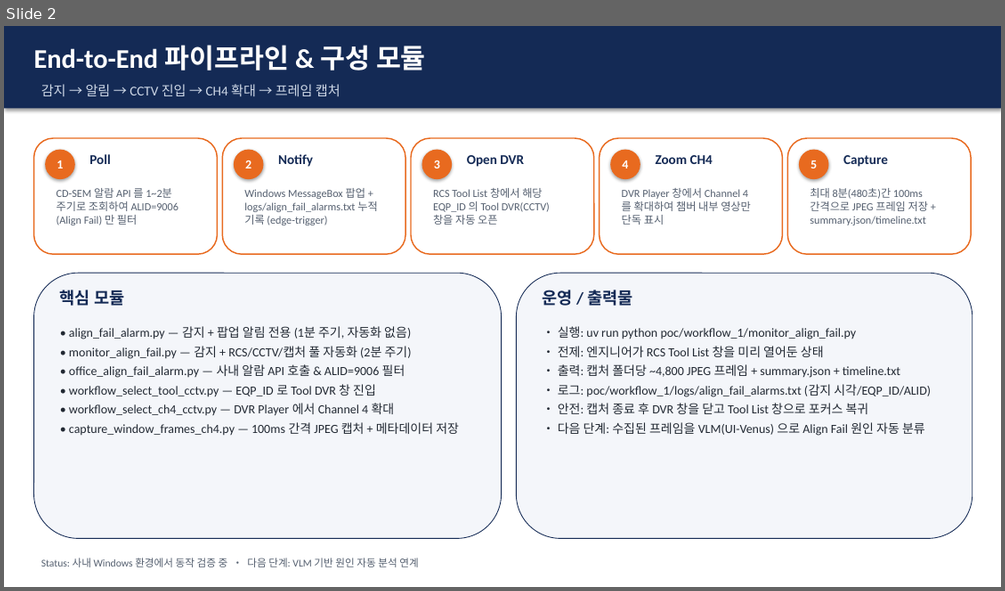
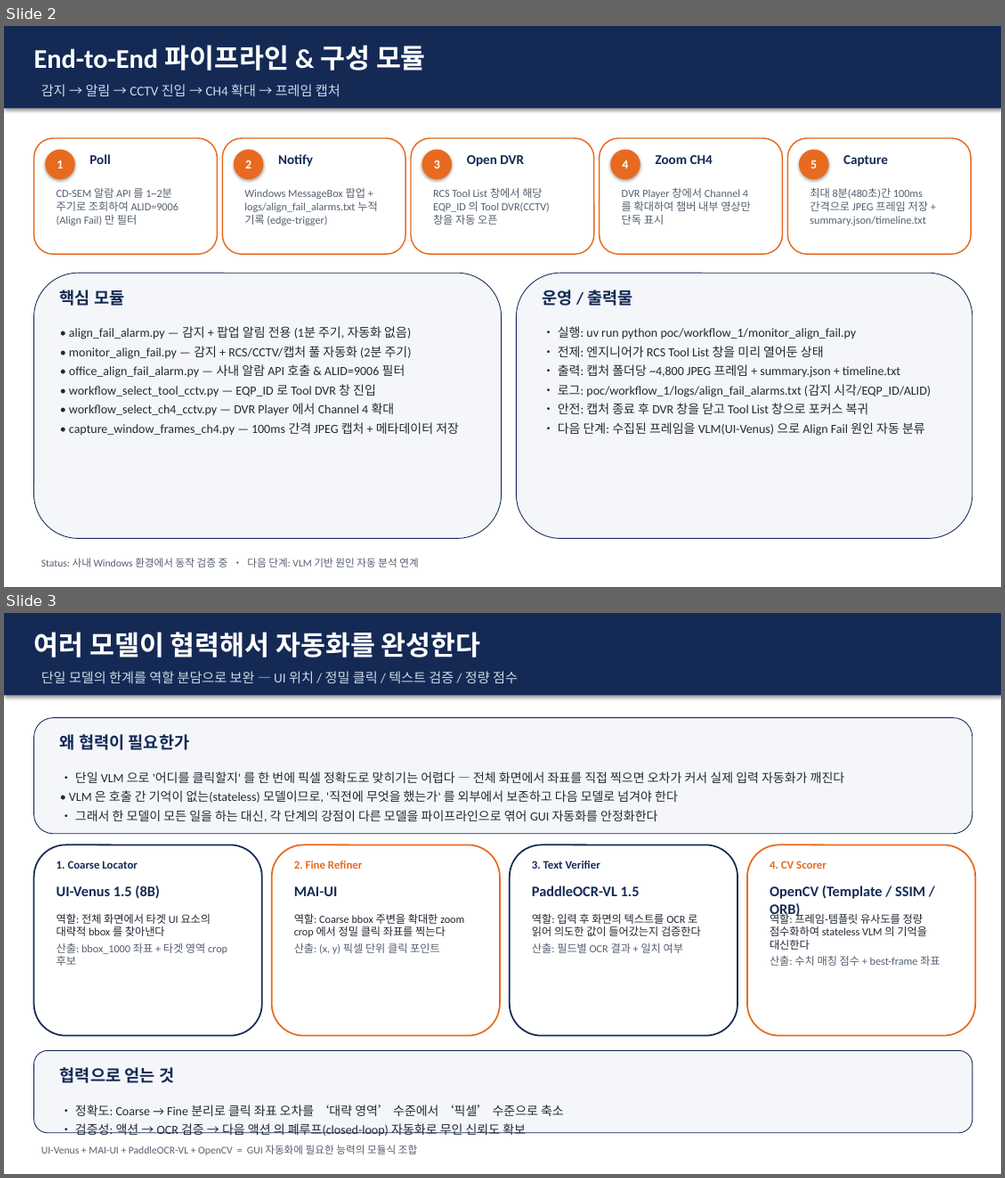
Before and after one commit to DarrenKoi/auto_recipe_creator, a slide deck: poc/workflow_1/align_fail_capture_report.pptx. Shown one above the other, each under a label of ours: slide 2 before the commit, slides 2 and 3 after it. The pictures are 1005x591 and 1005x1178 pixels, drawn with LibreOffice and Linux fonts; fonts in the diff are those of the drawing. Boxes give left, top, right and bottom in pixels: in the first picture for what was removed or moved away, otherwise in the second. Text is boxed around its words. In the diff, an @@ line names an element or a change of style, - is before the commit and + after.

```diff
--- a/poc/workflow_1/align_fail_capture_report.pptx
+++ b/poc/workflow_1/align_fail_capture_report.pptx
@@ slide 3 added at <box>4,613,1001,1174</box>, background #FFFFFF @@
@@ rectangle added at <box>4,613,1001,695</box>, fill #142A55 @@
@@ text added at <box>34,632,481,657</box>, 26 pt, text #FFFFFF, bold @@
+여러 모델이 협력해서 자동화를 완성한다
@@ text added at <box>41,671,518,683</box>, 13 pt, text #CDD7E6 @@
+단일 모델의 한계를 역할 분담으로 보완 — UI 위치 / 정밀 클릭 / 텍스트 검증 / 정량 점수
@@ rounded rectangle added at <box>34,718,972,834</box>, fill #F4F6FA, outline #142A55 0.75 pt @@
@@ text added at <box>60,734,190,750</box>, 16 pt, text #142A55, bold @@
+왜 협력이 필요한가
@@ text added at <box>69,771,845,822</box>, 12 pt, text #222933 @@
+• 단일 VLM 으로 '어디를 클릭할지' 를 한 번에 픽셀 정확도로 맞히기는 어렵다 — 전체 화면에서 좌표를 직접 찍으면 오차가 커서 실제 입력 자동화가 깨진다
+• VLM 은 호출 간 기억이 없는(stateless) 모델이므로, '직전에 무엇을 했는가' 를 외부에서 보존하고 다음 모델로 넘겨야 한다
+• 그래서 한 모델이 모든 일을 하는 대신, 각 단계의 강점이 다른 모델을 파이프라인으로 엮어 GUI 자동화를 안정화한다
@@ rounded rectangle added at <box>34,844,262,1036</box>, fill #FFFFFF, outline #142A55 1.5 pt @@
@@ rounded rectangle added at <box>272,844,500,1036</box>, fill #FFFFFF, outline #E86A1F 1.5 pt @@
@@ rounded rectangle added at <box>510,844,737,1036</box>, fill #FFFFFF, outline #142A55 1.5 pt @@
@@ rounded rectangle added at <box>747,844,975,1036</box>, fill #FFFFFF, outline #E86A1F 1.5 pt @@
@@ text added at <box>57,860,138,868</box>, 11 pt, text #142A55, bold @@
+1. Coarse Locator
@@ text added at <box>294,860,363,868</box>, 11 pt, text #E86A1F, bold @@
+2. Fine Refiner
@@ text added at <box>532,860,600,868</box>, 11 pt, text #142A55, bold @@
+3. Text Verifier
@@ text added at <box>769,860,826,868</box>, 11 pt, text #E86A1F, bold @@
+4. CV Scorer
@@ text added at <box>57,885,160,899</box>, 14 pt, text #142A55, bold @@
+UI-Venus 1.5 (8B)
@@ text added at <box>294,886,338,896</box>, 14 pt, text #142A55, bold @@
+MAI-UI
@@ text added at <box>532,885,639,896</box>, 14 pt, text #142A55, bold @@
+PaddleOCR-VL 1.5
@@ text added at <box>769,885,925,918</box>, 14 pt, text #142A55, bold @@
+OpenCV (Template / SSIM / ORB)
@@ text added at <box>57,913,227,965</box>, 10.5 pt, text #222933 @@
+역할: 전체 화면에서 타겟 UI 요소의 대략적 bbox 를 찾아낸다
+산출: bbox_1000 좌표 + 타겟 영역 crop 후보
@@ text added at <box>294,913,464,954</box>, 10.5 pt, text #222933 @@
+역할: Coarse bbox 주변을 확대한 zoom crop 에서 정밀 클릭 좌표를 찍는다
+산출: (x, y) 픽셀 단위 클릭 포인트
@@ text added at <box>532,914,701,953</box>, 10.5 pt, text #222933 @@
+역할: 입력 후 화면의 텍스트를 OCR 로 읽어 의도한 값이 들어갔는지 검증한다
+산출: 필드별 OCR 결과 + 일치 여부
@@ text added at <box>769,911,939,965</box>, 10.5 pt, text #222933 @@
+역할: 프레임-템플릿 유사도를 정량 점수화하여 stateless VLM 의 기억을 대신한다
+산출: 수치 매칭 점수 + best-frame 좌표
@@ rounded rectangle added at <box>34,1051,972,1133</box>, fill #F4F6FA, outline #142A55 0.75 pt @@
@@ text added at <box>60,1067,174,1083</box>, 16 pt, text #142A55, bold @@
+협력으로 얻는 것
@@ text added at <box>75,1104,564,1135</box>, 12 pt, text #222933 @@
+• 정확도: Coarse → Fine 분리로 클릭 좌표 오차를 ‘대략 영역’ 수준에서 ‘픽셀’ 수준으로 축소
+• 검증성: 액션 → OCR 검증 → 다음 액션 의 폐루프(closed-loop) 자동화로 무인 신뢰도 확보
@@ text added at <box>41,1144,417,1155</box>, 10 pt, text #556070 @@
+UI-Venus + MAI-UI + PaddleOCR-VL + OpenCV = GUI 자동화에 필요한 능력의 모듈식 조합
```
Also in this commit, not shown: 1 other slide added, 1 other file.
